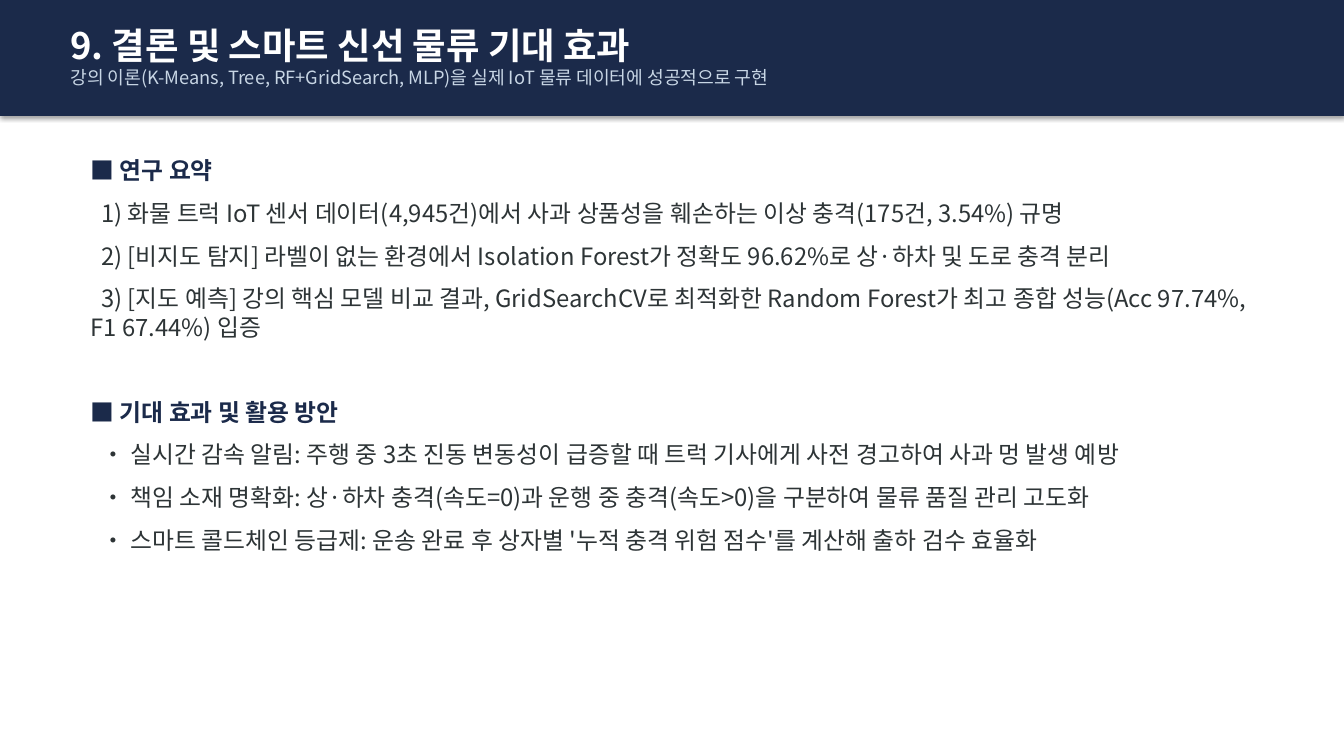
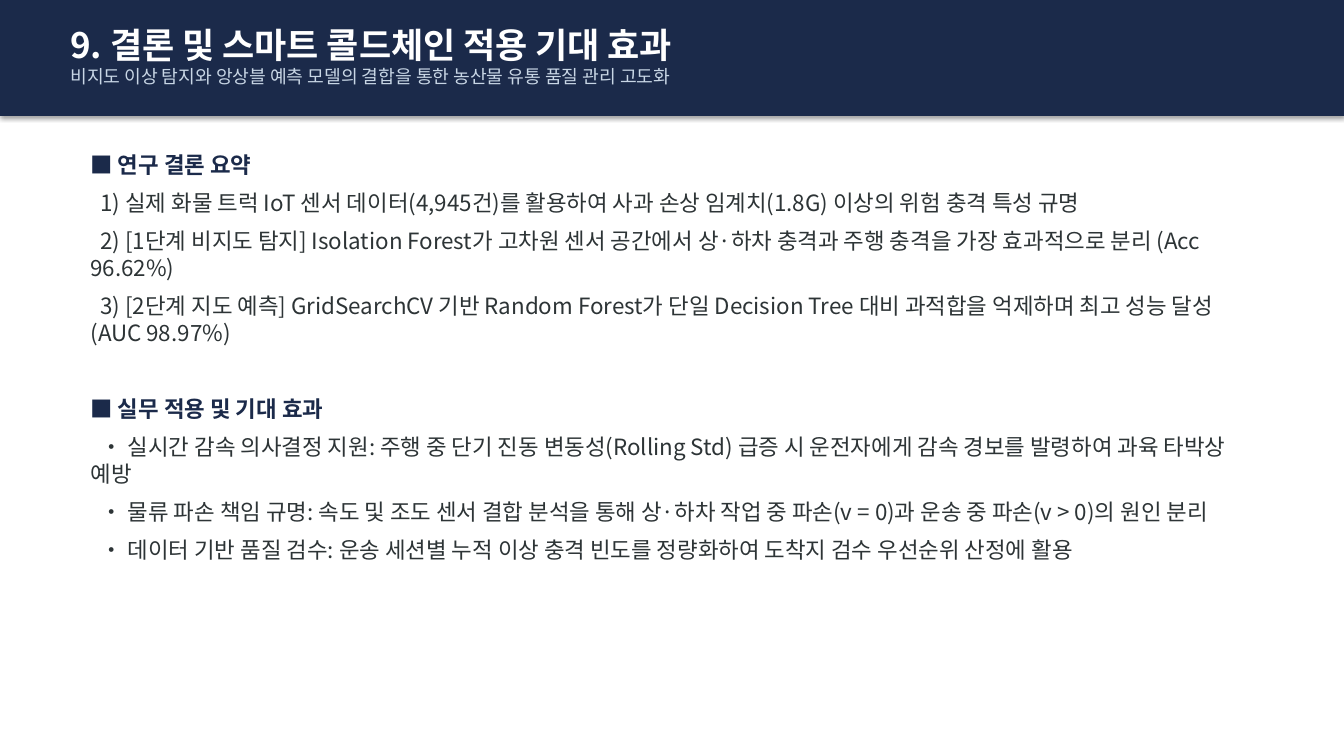
Before and after one commit to sungmin9910/prediction, a slide deck: slide 10 of 사과_운송_이상충격_예측_발표자료.pptx. Drawn at 1344x756 pixels with LibreOffice and Linux fonts; fonts in the diff are those of the drawing. Boxes give left, top, right and bottom in pixels: in the first picture for what was removed or moved away, otherwise in the second. Text is boxed around its words. In the diff, an @@ line names an element or a change of style, - is before the commit and + after.

```diff
--- a/사과_운송_이상충격_예측_발표자료.pptx
+++ b/사과_운송_이상충격_예측_발표자료.pptx
@@ text at [70, 28, 672, 85]: text changed @@
-9. 결론 및 스마트 신선 물류 기대 효과
-강의 이론(K-Means, Tree, RF+GridSearch, MLP)을 실제 IoT 물류 데이터에 성공적으로 구현
+9. 결론 및 스마트 콜드체인 적용 기대 효과
+비지도 이상 탐지와 앙상블 예측 모델의 결합을 통한 농산물 유통 품질 관리 고도화
@@ text at [91, 154, 1226, 560]: text changed; size 17 to 16 pt @@
-■ 연구 요약
-1) 화물 트럭 IoT 센서 데이터(4,945건)에서 사과 상품성을 훼손하는 이상 충격(175건, 3.54%) 규명
-2) [비지도 탐지] 라벨이 없는 환경에서 Isolation Forest가 정확도 96.62%로 상·하차 및 도로 충격 분리
-3) [지도 예측] 강의 핵심 모델 비교 결과, GridSearchCV로 최적화한 Random Forest가 최고 종합 성능(Acc 97.74%, F1 67.44%) 입증
-■ 기대 효과 및 활용 방안
-• 실시간 감속 알림: 주행 중 3초 진동 변동성이 급증할 때 트럭 기사에게 사전 경고하여 사과 멍 발생 예방
-• 책임 소재 명확화: 상·하차 충격(속도=0)과 운행 중 충격(속도>0)을 구분하여 물류 품질 관리 고도화
-• 스마트 콜드체인 등급제: 운송 완료 후 상자별 '누적 충격 위험 점수'를 계산해 출하 검수 효율화
+■ 연구 결론 요약
+1) 실제 화물 트럭 IoT 센서 데이터(4,945건)를 활용하여 사과 손상 임계치(1.8G) 이상의 위험 충격 특성 규명
+2) [1단계 비지도 탐지] Isolation Forest가 고차원 센서 공간에서 상·하차 충격과 주행 충격을 가장 효과적으로 분리 (Acc 96.62%)
+3) [2단계 지도 예측] GridSearchCV 기반 Random Forest가 단일 Decision Tree 대비 과적합을 억제하며 최고 성능 달성 (AUC 98.97%)
+■ 실무 적용 및 기대 효과
+• 실시간 감속 의사결정 지원: 주행 중 단기 진동 변동성(Rolling Std) 급증 시 운전자에게 감속 경보를 발령하여 과육 타박상 예방
+• 물류 파손 책임 규명: 속도 및 조도 센서 결합 분석을 통해 상·하차 작업 중 파손(v = 0)과 운송 중 파손(v > 0)의 원인 분리
+• 데이터 기반 품질 검수: 운송 세션별 누적 이상 충격 빈도를 정량화하여 도착지 검수 우선순위 산정에 활용
```
Also in this commit, not shown: 9 other slides changed, 1 other file.
